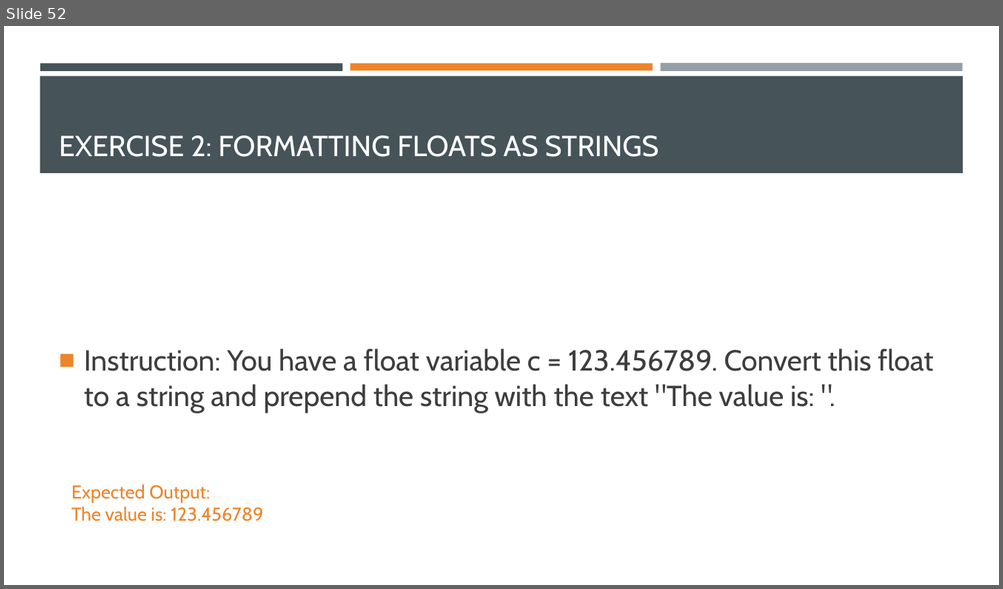
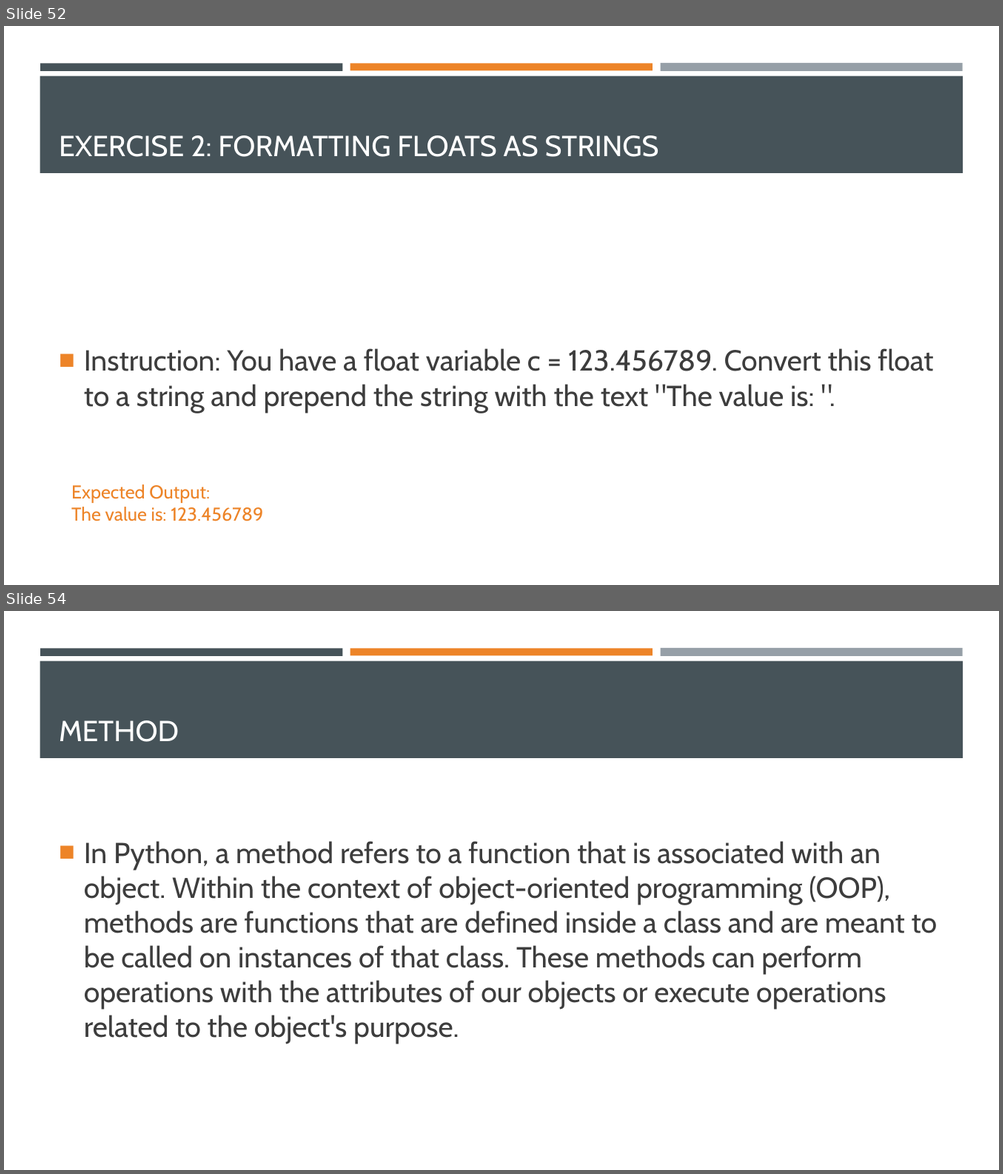
Before and after one commit to Ghost0396/iot, a slide deck: python/Python 3.pptx. Shown one above the other, each under a label of ours: slide 52 before the commit, slides 52 and 54 after it; the slides between them are not shown. The pictures are 1003x589 and 1003x1174 pixels, drawn with LibreOffice and Linux fonts; fonts in the diff are those of the drawing. Boxes give left, top, right and bottom in pixels: in the first picture for what was removed or moved away, otherwise in the second. Text is boxed around its words. In the diff, an @@ line names an element or a change of style, - is before the commit and + after.

Commit message:
python update

```diff
--- a/python/Python 3.pptx
+++ b/python/Python 3.pptx
@@ slide 54 added at box(4, 611, 999, 1170), background #FFFFFF; not listed: 4 template elements that a slide beside it also shows @@
@@ title added at box(59, 721, 179, 742), 28 pt, text #FFFFFF @@
+METHOD
@@ text added at box(84, 841, 937, 1045), 28 pt, text #3D3D3D @@
+■ In Python, a method refers to a function that is associated with an object. Within the context of object-oriented programming (OOP), methods are functions that are defined inside a class and are meant to be called on instances of that class. These methods can perform operations with the attributes of our objects or execute operations related to the object's purpose.
```
Also in this commit, not shown: 16 other slides added, 1 slide removed, 5 other files.
